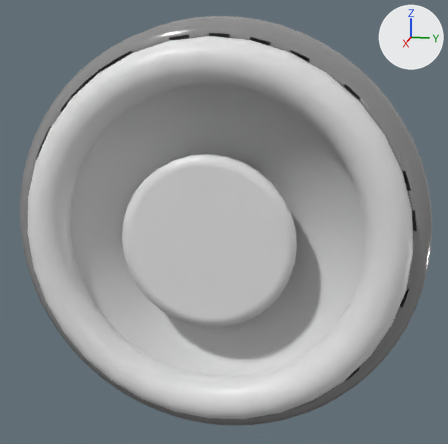
The FBX model Assets/Resources/electronic/safeBox.fbx, before and after one commit.
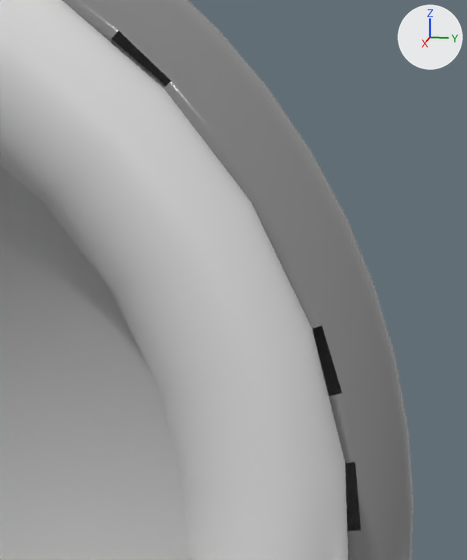
The first picture shows the older version from a 50 mm camera at (3.696, 0.604, 0.762) aimed at (0.107, -0.114, -0.135). The close-ups show both versions on the part from 69% to 100% of the width and 17% to 54% of the height of that picture; other places that the commit changed are outside them. Arrows for +X, +Y and +Z are at upper right; the lights stay in place. Where no turn or scale is listed for an object, it has been applied to the vertices. Vertices at the same position are counted once.

In view in the first close-up: 'safeBox', 'safeBox.door.base'.
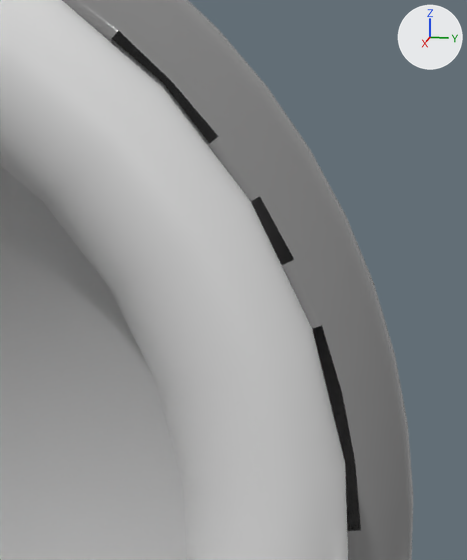
Where the newer file only moved an object's origin or applied its transform, the numbers keep the older frame.

Pixel boxes (x1, y1, x2, y2) of what changed, in the close-ups (467 x 560 px):
part 1 of me_cylinder_004, cut back: before (164, 81, 355, 463); after (208, 137, 259, 201)

Patch to the scene script:
```diff
--- a/Assets/Resources/electronic/safeBox.fbx.py
+++ b/Assets/Resources/electronic/safeBox.fbx.py
@@ me_cylinder_004 @@
 me_cylinder_004.from_pydata(...)  # 3177 vertices, 3088 faces; spans x -1.0..1.0, y -1.0..1.0, z -1.0..1.0
 # used by ob_safebox; location = (0.0, 0.0, 0.0)
 # verts and faces of me_cylinder_004; kept vertices keep their numbers, new ones are numbered from 3177
 # before: 747 (1.0, 0.89, 0.18) at pixel (355, 461), 749 (1.0, 0.76, 0.51) at pixel (259, 196), 750 (1.0, 0.65, 0.65) at pixel (171, 81), 821 (0.95, 0.88, 0.17), 824 (0.95, 0.74, 0.5)
 # before: 2283 (1.0, 0.87, 0.26) at pixel (342, 392), 2284 (1.0, 0.8, 0.43) at pixel (294, 259), 2285 (1.0, 0.71, 0.58) at pixel (218, 136), 2323 (0.95, 0.89, 0.09), 2329 (0.95, 0.69, 0.57)
 # before: 3105 (1.0, 0.88, 0.09), 3106 (1.0, 0.87, 0.17), 3107 (1.0, 0.87, 0.17), 3109 (1.0, 0.85, 0.26), 3111 (1.0, 0.78, 0.42)
 # before: 3112 (1.0, 0.78, 0.42), 3113 (1.0, 0.74, 0.49), 3114 (1.0, 0.74, 0.49), 3115 (1.0, 0.69, 0.56), 3116 (1.0, 0.69, 0.56)
 # before: 3117 (1.0, 0.63, 0.63)
+# me_cylinder_004 part 1
+delete_vertices([3107, 3114, 3116])  # with the faces that use them
+faces += [(749, 2285, 3115, 3113)]
 me_cylinder_004.materials.append(mat_door)
```
